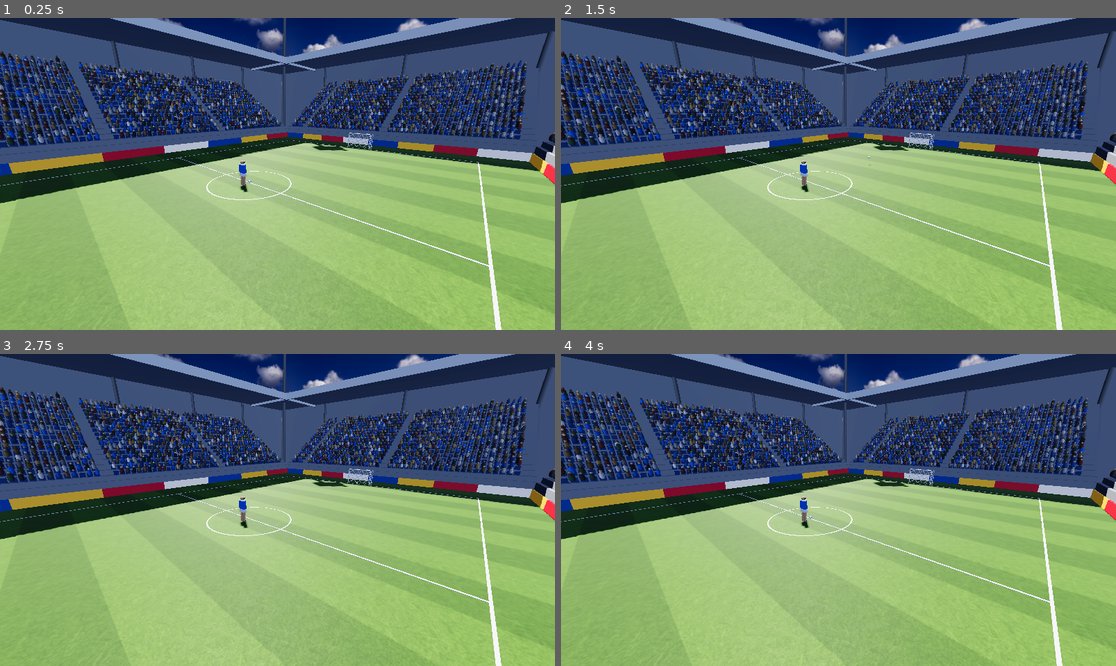
Above: before the commit, frames 1-4 (two rows, left to right).
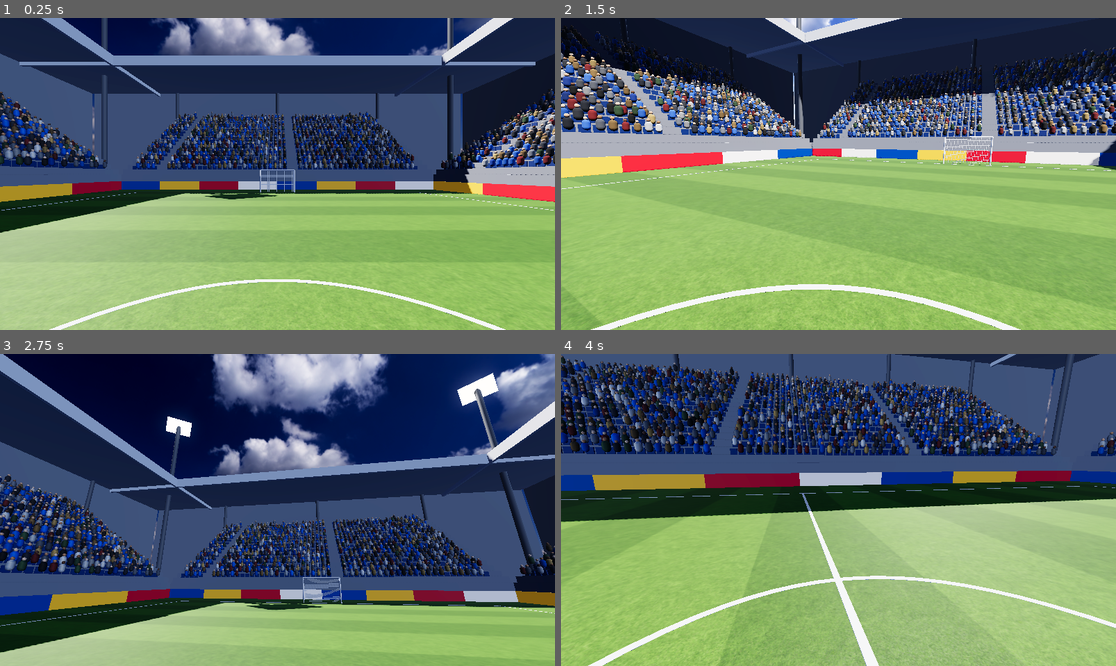
Above: after the commit, the same moments.

Repository: Nachiket115/footyiq
Game: Godot game, scene res://sim/match_world.tscn
The game is run twice, just before and just after one commit, with the same random seed, the same clock (stepped at 60 frames per second) and the same inputs.
Inputs (mouse positions are in pixels of both pictures, inside the frame that each line leads up to):
- Up to frame 1 (0.25 s): no input
- Up to frame 2 (1.5 s): tap Enter at 0.5 s; move the mouse to (960, 158) at 0.52 s; hold D (move_right, bound only after the commit) 0.53-1.25 s; hold Space (lofted) 0.53-1.25 s; click (960, 158) at 0.67 s; right-click (960, 158) at 0.8 s; drag from (727, 189) to (810, 236) at 1.27 s
- Up to frame 3 (2.75 s): tap Space (lofted) at 2 s; move the mouse to (333, 441) at 2.02 s; press the mouse at (333, 441) at 2.03 s; hold D (move_right, bound only after the commit) from 2.03 s (still down); tap Shift (sprint, bound only after the commit) at 2.3 s
- Up to frame 4 (4 s): release D (move_right, bound only after the commit) at 2.75 s; release the mouse at (894, 441) at 2.75 s; drag from (810, 572) to (672, 463) at 2.77 s; tap Enter at 3.5 s; move the mouse to (1005, 556) at 3.52 s; hold A (move_left, bound only after the commit) from 3.53 s (still down); hold E (trap, bound only after the commit) from 3.53 s (still down); click (1005, 556) at 3.67 s; tap Space (lofted) at 3.8 s

The runs differ from the first frame. In frame 1, 61% of the frame differs, in the area x 0-100%, y 0-100%; in frame 2, 57%; in frame 3, 82%; in frame 4, 62%.

Commit message:
feat(sim): add first-person rig, input mapping, movement and head-look

Diff:
--- a/config/input.json
+++ b/config/input.json
@@ -1,4 +1,17 @@
 {
-	"shoot": ["mouse:right", "key:F"],
-	"lofted": ["key:Space"]
+	"move_forward": ["key:W", "joy_axis:1:-1"],
+	"move_back": ["key:S", "joy_axis:1:1"],
+	"move_left": ["key:A", "joy_axis:0:-1"],
+	"move_right": ["key:D", "joy_axis:0:1"],
+	"look_left": ["joy_axis:2:-1"],
+	"look_right": ["joy_axis:2:1"],
+	"look_up": ["joy_axis:3:-1"],
+	"look_down": ["joy_axis:3:1"],
+	"sprint": ["key:Shift", "joy_button:7"],
+	"pass": ["mouse:left", "joy_button:0"],
+	"shoot": ["mouse:right", "key:F", "joy_button:2"],
+	"lofted": ["key:Space", "joy_button:9"],
+	"trap": ["key:E", "joy_button:10"],
+	"release_mouse": ["key:Escape"],
+	"debug_camera": ["key:V"]
 }
--- a/config/tuning.json
+++ b/config/tuning.json
@@ -29,14 +29,27 @@
 	"player": {
 		"radius": 0.3,
 		"height": 1.75,
-		"eye_height": 1.65
+		"eye_height": 1.65,
+		"jog_speed": 4.0,
+		"sprint_speed": 7.5,
+		"accel": 10.0,
+		"decel": 14.0,
+		"turn_rate_jog_deg": 240.0,
+		"turn_rate_sprint_deg": 120.0,
+		"backpedal_factor": 0.5,
+		"lateral_mode": "steer",
+		"strafe_factor": 0.6,
+		"head_yaw_limit_deg": 110.0,
+		"head_pitch_limit_deg": 70.0,
+		"out_margin": 3.0
 	},
 	"control": {
 		"radius": 0.9
 	},
 	"kick": {
 		"shot_speed": 25.0,
-		"loft_angle_deg": 20.0
+		"loft_angle_deg": 20.0,
+		"tap_power": 0.5
 	},
 	"visual": {
 		"mow_stripe_width": 2.5,
@@ -207,5 +220,14 @@
 			0.0,
 			0.0
 		]
+	},
+	"camera": {
+		"fov_deg": 100.0,
+		"fov_min": 80.0,
+		"fov_max": 120.0,
+		"near": 0.05,
+		"look_sensitivity_deg": 0.12,
+		"stick_speed_deg": 180.0,
+		"look_smoothing_s": 0.0
 	}
 }
--- /dev/null
+++ b/core/player_motion.gd
@@ -0,0 +1,50 @@
+extends RefCounted
+
+const WorldState = preload("res://core/world_state.gd")
+const PlayerCommand = preload("res://core/player_command.gd")
+
+const EPS := 1e-4
+
+
+static func apply(player: WorldState.PlayerState, cmd: PlayerCommand, dt: float, p: Dictionary) -> void:
+	var yaw_limit := deg_to_rad(p.head_yaw_limit_deg)
+	var pitch_limit := deg_to_rad(p.head_pitch_limit_deg)
+	var jog: float = p.jog_speed
+	var sprint: float = p.sprint_speed
+	var move := Vector2(clampf(cmd.move.x, -1.0, 1.0), clampf(cmd.move.y, -1.0, 1.0))
+	var strafing: bool = p.lateral_mode == "strafe"
+
+	var pace := clampf(inverse_lerp(jog, sprint, player.vel.length()), 0.0, 1.0)
+	var max_turn := deg_to_rad(lerpf(p.turn_rate_jog_deg, p.turn_rate_sprint_deg, pace)) * dt
+	var steer := 0.0 if strafing or move.y < 0.0 else move.x * max_turn
+	var drag := clampf(cmd.look_yaw - clampf(cmd.look_yaw, -yaw_limit, yaw_limit), -max_turn, max_turn)
+	player.body_yaw = wrapf(player.body_yaw + clampf(steer + drag, -max_turn, max_turn), -PI, PI)
+	player.head_yaw = clampf(cmd.look_yaw - drag, -yaw_limit, yaw_limit)
+	player.head_pitch = clampf(cmd.look_pitch, -pitch_limit, pitch_limit)
+
+	player.sprinting = cmd.sprint and move.y > 0.0
+	var facing := Vector2.from_angle(player.body_yaw)
+	var forward := move.y * (sprint if player.sprinting else jog)
+	if move.y < 0.0:
+		forward = move.y * jog * p.backpedal_factor
+	var desired := facing * forward
+	if strafing:
+		desired += Vector2(-facing.y, facing.x) * move.x * jog * p.strafe_factor
+	var rate: float = p.accel if desired.length() > player.vel.length() else p.decel
+	player.vel = player.vel.move_toward(desired, rate * dt)
+	player.pos += player.vel * dt
+
+
+static func separate(players: Array, radius: float) -> void:
+	var min_dist := radius * 2.0
+	for i in players.size():
+		for j in range(i + 1, players.size()):
+			var a: WorldState.PlayerState = players[i]
+			var b: WorldState.PlayerState = players[j]
+			var delta := b.pos - a.pos
+			var dist := delta.length()
+			if dist >= min_dist:
+				continue
+			var push := (delta / dist if dist > EPS else Vector2.RIGHT) * (min_dist - dist) * 0.5
+			a.pos -= push
+			b.pos += push
--- a/core/sim.gd
+++ b/core/sim.gd
@@ -2,6 +2,7 @@
 
 const WorldState = preload("res://core/world_state.gd")
 const PlayerCommand = preload("res://core/player_command.gd")
+const PlayerMotion = preload("res://core/player_motion.gd")
 const BallPhysics = preload("res://core/ball_physics.gd")
 const BallControl = preload("res://core/ball_control.gd")
 
@@ -18,6 +19,18 @@
 	state.tick += 1
 	state.events.clear()
 
+	var by_player := {}
+	for cmd: PlayerCommand in commands:
+		by_player[cmd.player_id] = cmd
+	var margin: float = t.player.out_margin
+	var limit := Vector2(state.pitch.length * 0.5 + margin, state.pitch.width * 0.5 + margin)
+	for player in state.players:
+		var cmd: PlayerCommand = by_player.get(player.id)
+		PlayerMotion.apply(player, cmd if cmd != null else _idle(player), dt, t.player)
+	PlayerMotion.separate(state.players, t.player.radius)
+	for player in state.players:
+		player.pos = player.pos.clamp(-limit, limit)
+
 	for cmd: PlayerCommand in commands:
 		if cmd.action == PlayerCommand.Action.SHOOT:
 			BallControl.kick(state, cmd, t)
@@ -33,6 +46,14 @@
 	return state
 
 
+static func _idle(player: WorldState.PlayerState) -> PlayerCommand:
+	var cmd := PlayerCommand.new()
+	cmd.player_id = player.id
+	cmd.look_yaw = player.head_yaw
+	cmd.look_pitch = player.head_pitch
+	return cmd
+
+
 static func _place_ball(ball: WorldState.BallState, pos: Vector3) -> void:
 	ball.pos = pos
 	ball.vel = Vector3.ZERO
--- a/project.godot
+++ b/project.godot
@@ -6,10 +6,6 @@
 run/main_scene="res://sim/match_world.tscn"
 config/features=PackedStringArray("4.7", "Forward Plus")
 
-[physics]
-
-common/physics_interpolation=true
-
 [rendering]
 
 anti_aliasing/quality/msaa_3d=2
--- /dev/null
+++ b/sim/camera_rig.gd
@@ -0,0 +1,13 @@
+extends Node3D
+
+
+func set_pose(_eye: Vector3, _yaw: float, _pitch: float) -> void:
+	pass
+
+
+func set_fov(_degrees: float) -> void:
+	pass
+
+
+func set_active(_active: bool) -> void:
+	pass
--- /dev/null
+++ b/sim/first_person_rig.gd
@@ -0,0 +1,28 @@
+extends "res://sim/camera_rig.gd"
+
+var camera := Camera3D.new()
+
+var _fov_min: float
+var _fov_max: float
+
+
+func _init(settings: Dictionary) -> void:
+	_fov_min = settings.fov_min
+	_fov_max = settings.fov_max
+	camera.keep_aspect = Camera3D.KEEP_WIDTH
+	camera.near = settings.near
+	add_child(camera)
+	set_fov(settings.fov_deg)
+
+
+func set_pose(eye: Vector3, yaw: float, pitch: float) -> void:
+	position = eye
+	rotation = Vector3(pitch, -yaw - PI * 0.5, 0.0)
+
+
+func set_fov(degrees: float) -> void:
+	camera.fov = clampf(degrees, _fov_min, _fov_max)
+
+
+func set_active(active: bool) -> void:
+	camera.current = active
--- /dev/null
+++ b/sim/human_controller.gd
@@ -0,0 +1,44 @@
+extends RefCounted
+
+const PlayerCommand = preload("res://core/player_command.gd")
+
+var view_yaw := 0.0
+var view_pitch := 0.0
+
+var _look_yaw := 0.0
+var _look_pitch := 0.0
+var _yaw_limit: float
+var _pitch_limit: float
+var _smoothing: float
+var _tap_power: float
+
+
+func _init(t: Dictionary) -> void:
+	_yaw_limit = deg_to_rad(t.player.head_yaw_limit_deg)
+	_pitch_limit = deg_to_rad(t.player.head_pitch_limit_deg)
+	_smoothing = t.camera.look_smoothing_s
+	_tap_power = t.kick.tap_power
+
+
+func update_look(look_delta: Vector2, dt: float) -> void:
+	_look_yaw += look_delta.x
+	_look_pitch = clampf(_look_pitch + look_delta.y, -_pitch_limit, _pitch_limit)
+	var blend := 1.0 if _smoothing <= 0.0 else 1.0 - exp(-dt / _smoothing)
+	view_yaw = lerpf(view_yaw, clampf(_look_yaw, -_yaw_limit, _yaw_limit), blend)
+	view_pitch = lerpf(view_pitch, _look_pitch, blend)
+
+
+func build_command(tick: int, player_id: int, input: Dictionary) -> PlayerCommand:
+	var cmd := PlayerCommand.new()
+	cmd.tick = tick
+	cmd.player_id = player_id
+	cmd.move = input.move
+	cmd.sprint = input.sprint
+	cmd.look_yaw = _look_yaw
+	cmd.look_pitch = _look_pitch
+	cmd.lofted = input.lofted
+	if input.shoot:
+		cmd.action = PlayerCommand.Action.SHOOT
+		cmd.power = _tap_power
+	_look_yaw = clampf(_look_yaw, -_yaw_limit, _yaw_limit)
+	return cmd
--- a/sim/input_mapper.gd
+++ b/sim/input_mapper.gd
@@ -1,12 +1,19 @@
-extends RefCounted
+extends Node
 
 const MOUSE_BUTTONS := {"left": MOUSE_BUTTON_LEFT, "right": MOUSE_BUTTON_RIGHT}
+const DEADZONE := 0.2
+
+var _mouse_delta := Vector2.ZERO
+var _sensitivity: float
+var _stick_speed: float
 
 
-static func register(bindings: Dictionary) -> void:
+func _init(bindings: Dictionary, camera: Dictionary) -> void:
+	_sensitivity = deg_to_rad(camera.look_sensitivity_deg)
+	_stick_speed = deg_to_rad(camera.stick_speed_deg)
 	for action: String in bindings:
 		if not InputMap.has_action(action):
-			InputMap.add_action(action)
+			InputMap.add_action(action, DEADZONE)
 		for binding: String in bindings[action]:
 			var event := _event(binding)
 			if event == null:
@@ -15,16 +22,67 @@
 				InputMap.action_add_event(action, event)
 
 
-static func _event(binding: String) -> InputEvent:
+func _ready() -> void:
+	Input.mouse_mode = Input.MOUSE_MODE_CAPTURED
+
+
+func _input(event: InputEvent) -> void:
+	var captured := Input.mouse_mode == Input.MOUSE_MODE_CAPTURED
+	if event.is_action_pressed("release_mouse"):
+		Input.mouse_mode = Input.MOUSE_MODE_VISIBLE
+	elif not captured and event is InputEventMouseButton and event.pressed:
+		Input.mouse_mode = Input.MOUSE_MODE_CAPTURED
+		get_viewport().set_input_as_handled()
+	elif captured and event is InputEventMouseMotion:
+		_mouse_delta += event.relative
+
+
+func take_look(dt: float) -> Vector2:
+	var stick := Vector2(Input.get_axis("look_left", "look_right"), Input.get_axis("look_down", "look_up"))
+	var look := Vector2(_mouse_delta.x, -_mouse_delta.y) * _sensitivity + stick * _stick_speed * dt
+	_mouse_delta = Vector2.ZERO
+	return look
+
+
+func poll() -> Dictionary:
+	return {
+		"move": Vector2(Input.get_axis("move_left", "move_right"), Input.get_axis("move_back", "move_forward")),
+		"sprint": Input.is_action_pressed("sprint"),
+		"shoot": Input.is_action_just_pressed("shoot"),
+		"lofted": Input.is_action_pressed("lofted"),
+		"pass_held": Input.is_action_pressed("pass"),
+		"pass_released": Input.is_action_just_released("pass"),
+		"trap": Input.is_action_pressed("trap"),
+	}
+
+
+func _event(binding: String) -> InputEvent:
 	var parts := binding.split(":")
-	if parts.size() != 2:
+	if parts.size() < 2:
 		return null
-	if parts[0] == "key" and OS.find_keycode_from_string(parts[1]) != KEY_NONE:
-		var key := InputEventKey.new()
-		key.physical_keycode = OS.find_keycode_from_string(parts[1])
-		return key
-	if parts[0] == "mouse" and MOUSE_BUTTONS.has(parts[1]):
-		var button := InputEventMouseButton.new()
-		button.button_index = MOUSE_BUTTONS[parts[1]]
-		return button
+	match parts[0]:
+		"key":
+			var keycode := OS.find_keycode_from_string(parts[1])
+			if keycode == KEY_NONE:
+				return null
+			var key := InputEventKey.new()
+			key.physical_keycode = keycode
+			return key
+		"mouse":
+			if not MOUSE_BUTTONS.has(parts[1]):
+				return null
+			var button := InputEventMouseButton.new()
+			button.button_index = MOUSE_BUTTONS[parts[1]]
+			return button
+		"joy_button":
+			var pad := InputEventJoypadButton.new()
+			pad.button_index = int(parts[1]) as JoyButton
+			return pad
+		"joy_axis":
+			if parts.size() != 3:
+				return null
+			var axis := InputEventJoypadMotion.new()
+			axis.axis = int(parts[1]) as JoyAxis
+			axis.axis_value = float(parts[2])
+			return axis
 	return null
--- a/sim/match_world.gd
+++ b/sim/match_world.gd
@@ -2,21 +2,32 @@
 
 const Config = preload("res://core/config.gd")
 const WorldState = preload("res://core/world_state.gd")
-const PlayerCommand = preload("res://core/player_command.gd")
 const Sim = preload("res://core/sim.gd")
 const InputMapper = preload("res://sim/input_mapper.gd")
+const HumanController = preload("res://sim/human_controller.gd")
+const CameraRig = preload("res://sim/camera_rig.gd")
+const FirstPersonRig = preload("res://sim/first_person_rig.gd")
 const PitchView = preload("res://sim/pitch_view.gd")
 const StadiumView = preload("res://sim/stadium_view.gd")
-const BallView =preload("res://sim/ball.gd")
+const BallView = preload("res://sim/ball.gd")
 const PlayerBody = preload("res://sim/player_body.gd")
+const Meshes = preload("res://sim/meshes.gd")
 
-const TEMP_KICK_POWER := 0.5
 const TEMP_PLAYER_START := Vector2(-0.6, 0.0)
 
 var cfg: Dictionary
 var state: WorldState
-var ball_view: BallView
-var player_views := {}
+var controlled_id := 0
+
+var _mapper: InputMapper
+var _controller: HumanController
+var _rig: CameraRig
+var _spectator := Camera3D.new()
+var _ball_view: BallView
+var _player_views := {}
+var _prev_ball: Vector3
+var _prev_players := {}
+var _eye_height: float
 
 
 func _ready() -> void:
@@ -25,11 +36,12 @@
 		for message in Config.errors:
 			push_error(message)
 		get_tree().quit(1)
+		set_process(false)
 		set_physics_process(false)
 		return
 	var t: Dictionary = cfg["tuning"]
 	Engine.physics_ticks_per_second = int(t.sim.tick_rate)
-	InputMapper.register(cfg["input"])
+	_eye_height = t.player.eye_height
 
 	state = WorldState.new()
 	state.pitch = t.pitch.duplicate(true)
@@ -37,43 +49,64 @@
 	var player := WorldState.PlayerState.new()
 	player.pos = TEMP_PLAYER_START
 	state.players.append(player)
+	controlled_id = player.id
 
 	add_child(PitchView.new(state.pitch, t))
 	add_child(StadiumView.new(state.pitch, t))
-	ball_view = BallView.new(t)
-	add_child(ball_view)
+	_ball_view = BallView.new(t)
+	add_child(_ball_view)
 	for p in state.players:
-		player_views[p.id] = PlayerBody.new(p, t)
-		add_child(player_views[p.id])
+		_player_views[p.id] = PlayerBody.new(p, t)
+		add_child(_player_views[p.id])
 
-	var camera := Camera3D.new()
-	add_child(camera)
-	var eye: Array = t.debug.spectator_pos
-	var target: Array = t.debug.spectator_target
-	camera.look_at_from_position(Vector3(eye[0], eye[1], eye[2]), Vector3(target[0], target[1], target[2]))
-	_sync(true)
+	_mapper = InputMapper.new(cfg["input"], t.camera)
+	add_child(_mapper)
+	_controller = HumanController.new(t)
+	_rig = FirstPersonRig.new(t.camera)
+	add_child(_rig)
+	add_child(_spectator)
+	_spectator.look_at_from_position(Meshes.vec3(t.debug.spectator_pos), Meshes.vec3(t.debug.spectator_target))
+	_set_first_person(true)
+	_remember()
 
 
 func _physics_process(_delta: float) -> void:
-	Sim.step(state, _commands(), cfg)
-	_sync(not state.events.is_empty())
+	_remember()
+	var command := _controller.build_command(state.tick + 1, controlled_id, _mapper.poll())
+	Sim.step(state, [command], cfg)
+	if not state.events.is_empty():
+		_prev_ball = state.ball.pos
 
 
-func _commands() -> Array:
-	if not Input.is_action_just_pressed("shoot"):
-		return []
-	var cmd := PlayerCommand.new()
-	cmd.tick = state.tick + 1
-	cmd.player_id = state.players[0].id
-	cmd.action = PlayerCommand.Action.SHOOT
-	cmd.power = TEMP_KICK_POWER
-	cmd.lofted = Input.is_action_pressed("lofted")
-	return [cmd]
+func _unhandled_input(event: InputEvent) -> void:
+	if event.is_action_pressed("debug_camera"):
+		_set_first_person(_player_views[controlled_id].visible)
 
 
-func _sync(teleported: bool) -> void:
-	ball_view.position = state.ball.pos
-	if teleported:
-		ball_view.reset_physics_interpolation()
+func _process(delta: float) -> void:
+	_controller.update_look(_mapper.take_look(delta), delta)
+	var f := Engine.get_physics_interpolation_fraction()
+	_ball_view.position = _prev_ball.lerp(state.ball.pos, f)
 	for p in state.players:
-		player_views[p.id].sync(p)
+		var prev: Array = _prev_players[p.id]
+		var pos: Vector2 = prev[0].lerp(p.pos, f)
+		var body_yaw := lerp_angle(prev[1], p.body_yaw, f)
+		var head_yaw := lerp_angle(prev[2], p.head_yaw, f)
+		var head_pitch := lerpf(prev[3], p.head_pitch, f)
+		if p.id == controlled_id:
+			head_yaw = _controller.view_yaw
+			head_pitch = _controller.view_pitch
+			_rig.set_pose(Vector3(pos.x, _eye_height, pos.y), body_yaw + head_yaw, head_pitch)
+		_player_views[p.id].sync(pos, body_yaw, head_yaw, head_pitch)
+
+
+func _remember() -> void:
+	_prev_ball = state.ball.pos
+	for p in state.players:
+		_prev_players[p.id] = [p.pos, p.body_yaw, p.head_yaw, p.head_pitch]
+
+
+func _set_first_person(first_person: bool) -> void:
+	_rig.set_active(first_person)
+	_spectator.current = not first_person
+	_player_views[controlled_id].visible = not first_person
--- a/sim/player_body.gd
+++ b/sim/player_body.gd
@@ -28,7 +28,7 @@
 	Meshes.add(head, Meshes.box(Meshes.vec3(v.visor_size)), Meshes.flat(v.visor_color, 0.2), Vector3(0.0, 0.0, -b.head_radius))
 
 
-func sync(player: WorldState.PlayerState) -> void:
-	position = Vector3(player.pos.x, 0.0, player.pos.y)
-	rotation.y = -player.body_yaw - PI * 0.5
-	head.rotation = Vector3(player.head_pitch, -player.head_yaw, 0.0)
+func sync(pos: Vector2, body_yaw: float, head_yaw: float, head_pitch: float) -> void:
+	position = Vector3(pos.x, 0.0, pos.y)
+	rotation.y = -body_yaw - PI * 0.5
+	head.rotation = Vector3(head_pitch, -head_yaw, 0.0)
--- a/tests/test_determinism.gd
+++ b/tests/test_determinism.gd
@@ -30,6 +30,8 @@
 	var cmd := PlayerCommand.new()
 	cmd.tick = tick
 	cmd.player_id = 0
+	cmd.look_yaw = 0.35
+	cmd.move = Vector2(0.3, 1.0)
 	cmd.action = PlayerCommand.Action.SHOOT
 	cmd.power = 0.9
 	cmd.lofted = tick > 1
--- /dev/null
+++ b/tests/test_human_controller.gd
@@ -0,0 +1,44 @@
+extends "res://tests/case.gd"
+
+const Config = preload("res://core/config.gd")
+const PlayerCommand = preload("res://core/player_command.gd")
+const HumanController = preload("res://sim/human_controller.gd")
+
+var t: Dictionary = Config.load_all("res://config")["tuning"]
+var yaw_limit := deg_to_rad(t.player.head_yaw_limit_deg)
+
+const IDLE := {"move": Vector2.ZERO, "sprint": false, "shoot": false, "lofted": false}
+
+
+func test_look_accumulates_and_pitch_clamps() -> void:
+	var controller := HumanController.new(t)
+	controller.update_look(Vector2(0.4, 0.2), 0.016)
+	controller.update_look(Vector2(0.1, 9.0), 0.016)
+	check_near(controller.view_yaw, 0.5, 1e-6, "view yaw")
+	check_near(controller.view_pitch, deg_to_rad(t.player.head_pitch_limit_deg), 1e-6, "view pitch")
+
+
+func test_view_never_passes_the_head_limit() -> void:
+	var controller := HumanController.new(t)
+	controller.update_look(Vector2(9.0, 0.0), 0.016)
+	check_near(controller.view_yaw, yaw_limit, 1e-6, "view yaw clamped")
+
+
+func test_command_carries_excess_once_then_clamps() -> void:
+	var controller := HumanController.new(t)
+	controller.update_look(Vector2(yaw_limit + 0.3, 0.0), 0.016)
+	var first: PlayerCommand = controller.build_command(1, 4, IDLE)
+	var second: PlayerCommand = controller.build_command(2, 4, IDLE)
+	check_near(first.look_yaw, yaw_limit + 0.3, 1e-6, "first command carries the excess")
+	check_near(second.look_yaw, yaw_limit, 1e-6, "excess is not carried over")
+	check_eq(first.player_id, 4, "player id")
+	check_eq(first.tick, 1, "tick")
+
+
+func test_shoot_input_becomes_shoot_action() -> void:
+	var controller := HumanController.new(t)
+	var input := IDLE.merged({"shoot": true, "lofted": true, "move": Vector2(0, 1), "sprint": true}, true)
+	var cmd: PlayerCommand = controller.build_command(1, 0, input)
+	check_eq(cmd.action, PlayerCommand.Action.SHOOT, "action")
+	check(cmd.lofted and cmd.sprint, "modifiers")
+	check_eq(cmd.move, Vector2(0, 1), "move")
--- /dev/null
+++ b/tests/test_player_motion.gd
@@ -0,0 +1,147 @@
+extends "res://tests/case.gd"
+
+const Config = preload("res://core/config.gd")
+const WorldState = preload("res://core/world_state.gd")
+const PlayerCommand = preload("res://core/player_command.gd")
+const PlayerMotion = preload("res://core/player_motion.gd")
+
+const DT := 1.0 / 60.0
+
+var p: Dictionary = Config.load_all("res://config")["tuning"].player
+var yaw_limit := deg_to_rad(p.head_yaw_limit_deg)
+
+
+func _cmd(move: Vector2, sprint := false, look_yaw := 0.0, look_pitch := 0.0) -> PlayerCommand:
+	var cmd := PlayerCommand.new()
+	cmd.move = move
+	cmd.sprint = sprint
+	cmd.look_yaw = look_yaw
+	cmd.look_pitch = look_pitch
+	return cmd
+
+
+func _run(player: WorldState.PlayerState, cmd: PlayerCommand, seconds: float, params := p) -> void:
+	for i in roundi(seconds / DT):
+		PlayerMotion.apply(player, cmd, DT, params)
+
+
+func test_reaches_jog_speed_not_above() -> void:
+	var player := WorldState.PlayerState.new()
+	var top := 0.0
+	for i in 180:
+		PlayerMotion.apply(player, _cmd(Vector2(0, 1)), DT, p)
+		top = maxf(top, player.vel.length())
+	check_near(player.vel.length(), p.jog_speed, 0.01, "steady speed")
+	check(top <= p.jog_speed + 0.001, "never above jog: %s" % top)
+	check(player.pos.x > 8.0, "moved along body facing")
+	check_near(player.pos.y, 0.0, 1e-4, "no sideways drift")
+
+
+func test_sprint_caps_at_sprint_speed() -> void:
+	var player := WorldState.PlayerState.new()
+	_run(player, _cmd(Vector2(0, 1), true), 3.0)
+	check_near(player.vel.length(), p.sprint_speed, 0.01, "sprint speed")
+	check(player.sprinting, "sprinting flag")
+
+
+func test_sprinting_90_degree_turn_takes_about_0_75s() -> void:
+	var player := WorldState.PlayerState.new()
+	_run(player, _cmd(Vector2(0, 1), true), 3.0)
+	var ticks := 0
+	while player.body_yaw < PI * 0.5 and ticks < 600:
+		PlayerMotion.apply(player, _cmd(Vector2(1, 1), true), DT, p)
+		ticks += 1
+	check_near(ticks * DT, 0.75, 0.05, "time for a 90 degree turn at sprint")
+
+
+func test_jog_turn_rate_is_240() -> void:
+	var player := WorldState.PlayerState.new()
+	_run(player, _cmd(Vector2(0, 1)), 2.0)
+	_run(player, _cmd(Vector2(1, 1)), 0.25)
+	check_near(rad_to_deg(player.body_yaw), 60.0, 2.0, "yaw after 0.25 s")
+
+
+func test_pivot_on_the_spot() -> void:
+	var player := WorldState.PlayerState.new()
+	_run(player, _cmd(Vector2(-1, 0)), 0.25)
+	check_near(rad_to_deg(player.body_yaw), -60.0, 2.0, "yaw after 0.25 s")
+	check_near(player.pos.length(), 0.0, 1e-4, "did not travel")
+
+
+func test_backpedal_is_half_jog_and_does_not_turn() -> void:
+	var player := WorldState.PlayerState.new()
+	_run(player, _cmd(Vector2(1, -1)), 2.0)
+	check_near(player.vel.x, -p.jog_speed * p.backpedal_factor, 0.01, "backwards speed")
+	check_near(player.body_yaw, 0.0, 1e-6, "no turn")
+	check(not player.sprinting, "cannot sprint backwards")
+
+
+func test_head_turn_inside_limit_does_not_move_body() -> void:
+	var player := WorldState.PlayerState.new()
+	_run(player, _cmd(Vector2(0, 1), false, 1.0, 0.3), 1.0)
+	check_near(player.head_yaw, 1.0, 1e-6, "head yaw")
+	check_near(player.head_pitch, 0.3, 1e-6, "head pitch")
+	check_near(player.body_yaw, 0.0, 1e-6, "body yaw")
+
+
+func test_scanning_while_running_does_not_drift() -> void:
+	var player := WorldState.PlayerState.new()
+	for i in 180:
+		var look := sin(i * 0.1) * PI * 0.5
+		PlayerMotion.apply(player, _cmd(Vector2(0, 1), true, look), DT, p)
+	check_near(player.pos.y, 0.0, 1e-4, "no sideways drift")
+	check_near(player.body_yaw, 0.0, 1e-6, "body did not turn")
+
+
+func test_look_past_limit_drags_body() -> void:
+	var player := WorldState.PlayerState.new()
+	PlayerMotion.apply(player, _cmd(Vector2.ZERO, false, yaw_limit + 0.5), DT, p)
+	var max_turn := deg_to_rad(p.turn_rate_jog_deg) * DT
+	check_near(player.body_yaw, max_turn, 1e-6, "body dragged at the turn rate")
+	check_near(player.head_yaw, yaw_limit, 1e-6, "head stays at the limit")
+
+
+func test_head_clamped_to_limits() -> void:
+	var player := WorldState.PlayerState.new()
+	PlayerMotion.apply(player, _cmd(Vector2.ZERO, false, -9.0, 9.0), DT, p)
+	check_near(player.head_yaw, -yaw_limit, 1e-6, "yaw limit")
+	check_near(player.head_pitch, deg_to_rad(p.head_pitch_limit_deg), 1e-6, "pitch limit")
+	check_near(rad_to_deg(yaw_limit), 110.0, 1e-4, "yaw limit is 110 degrees")
+	check_near(p.head_pitch_limit_deg, 70.0, 1e-4, "pitch limit is 70 degrees")
+
+
+func test_strafe_mode_sidesteps_without_turning() -> void:
+	var strafe: Dictionary = p.duplicate(true)
+	strafe.lateral_mode = "strafe"
+	var player := WorldState.PlayerState.new()
+	_run(player, _cmd(Vector2(1, 0)), 2.0, strafe)
+	check_near(player.vel.y, p.jog_speed * p.strafe_factor, 0.01, "sidestep speed")
+	check_near(player.vel.x, 0.0, 0.01, "no forward speed")
+	check_near(player.body_yaw, 0.0, 1e-6, "no turn")
+
+
+func test_zero_move_decelerates_without_nan() -> void:
+	var player := WorldState.PlayerState.new()
+	_run(player, _cmd(Vector2(0, 1), true), 2.0)
+	_run(player, _cmd(Vector2.ZERO), 2.0)
+	check_eq(player.vel, Vector2.ZERO, "stopped")
+	check(player.pos.is_finite(), "finite")
+
+
+func test_separate_leaves_centres_two_radii_apart() -> void:
+	var a := WorldState.PlayerState.new()
+	var b := WorldState.PlayerState.new()
+	b.pos = Vector2(0.2, 0.0)
+	var c := WorldState.PlayerState.new()
+	c.pos = Vector2(5.0, 5.0)
+	PlayerMotion.separate([a, b, c], p.radius)
+	check_near(a.pos.distance_to(b.pos), p.radius * 2.0, 1e-4, "pushed apart")
+	check_eq(c.pos, Vector2(5.0, 5.0), "distant player untouched")
+
+
+func test_separate_coincident_players_stays_finite() -> void:
+	var a := WorldState.PlayerState.new()
+	var b := WorldState.PlayerState.new()
+	PlayerMotion.separate([a, b], p.radius)
+	check(a.pos.is_finite() and b.pos.is_finite(), "finite")
+	check_near(a.pos.distance_to(b.pos), p.radius * 2.0, 1e-4, "pushed apart")
